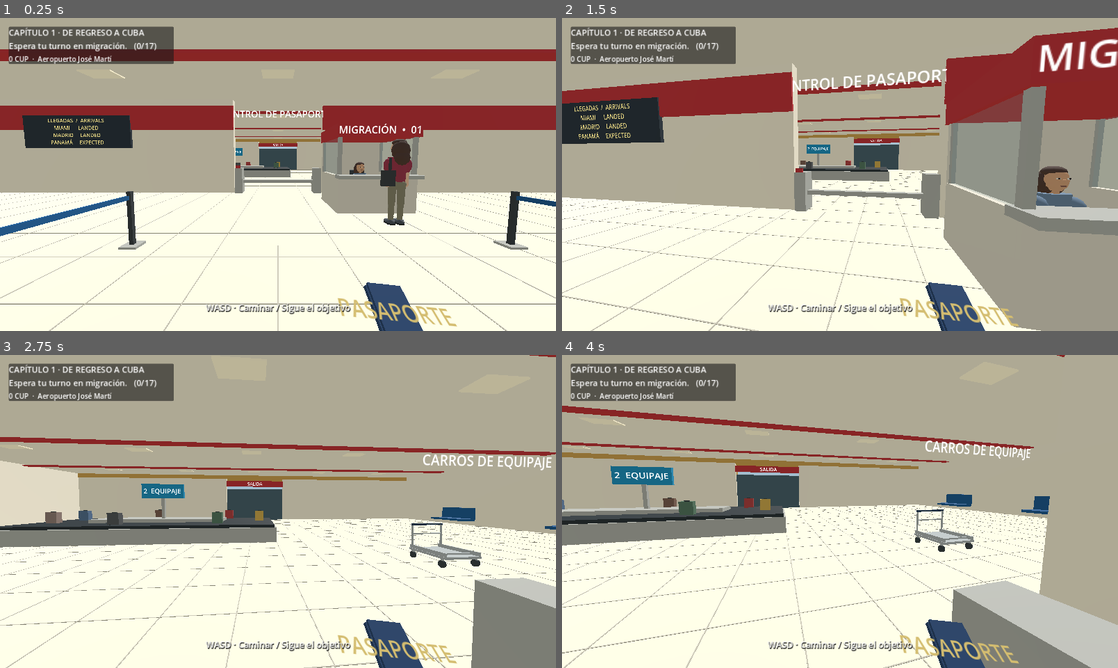
Above: before the commit, frames 1-4 (two rows, left to right).
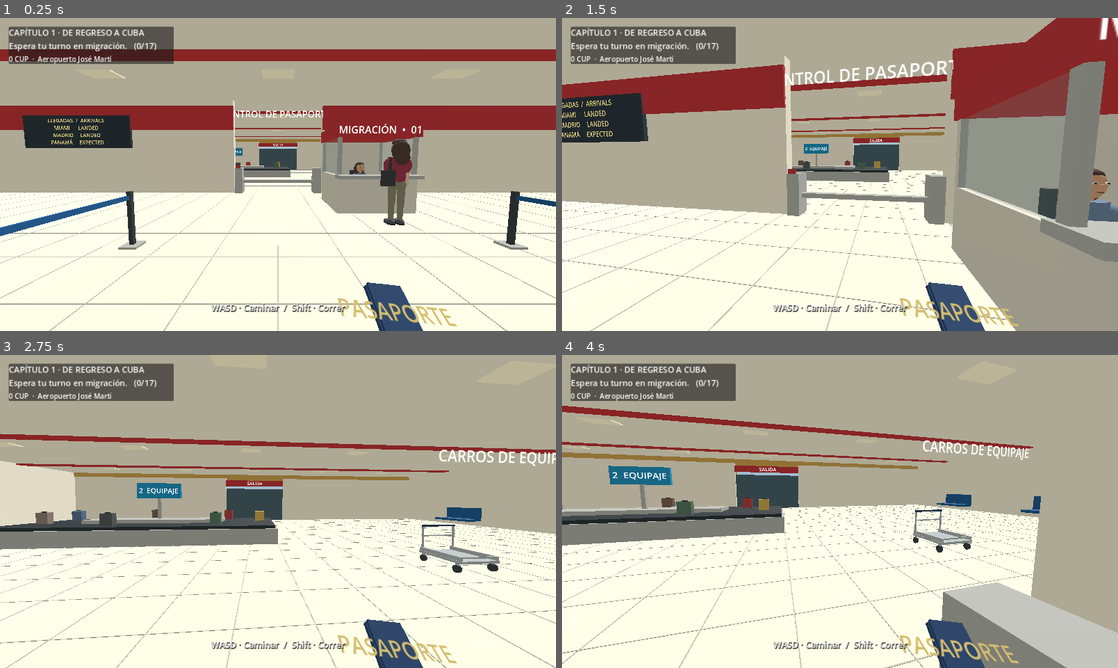
Above: after the commit, the same moments.

Repository: valdy247/mycity
Game: Godot game, scene res://airport.tscn
The game is run twice, just before and just after one commit, with the same random seed, the same clock (stepped at 60 frames per second) and the same inputs.
Inputs (mouse positions are in pixels of both pictures, inside the frame that each line leads up to):
- Up to frame 1 (0.25 s): no input
- Up to frame 2 (1.5 s): tap Enter at 0.5 s; move the mouse to (867, 174) at 0.52 s; hold W from 0.53 s (still down); tap Shift at 0.6, 1.35 s; click (867, 174) at 0.67 s; tap Space at 0.77 s; move the mouse to (812, 174) at 1.27 s
- Up to frame 3 (2.75 s): keep holding W; tap Space at 1.52 s; move the mouse to (289, 505) at 2.02 s; tap E at 2.1 s; tap Shift at 2.3 s
- Up to frame 4 (4 s): keep holding W; move the mouse to (834, 517) at 2.77 s; tap B at 2.85 s; click (834, 517) at 2.92 s; tap Space at 3.02, 3.77 s; tap Shift at 3.05, 3.8 s; move the mouse to (878, 514) at 3.52 s; tap Q at 3.6 s

The runs differ from the first frame. In frame 1, 0.4% of the frame differs, in the area x 37-64%, y 91-95%; in frame 2, 18%, in the area x 0-100%, y 0-100%; in frame 3, 12%; in frame 4, 5.0%.

Commit message:
Airport: add Shift sprint, natural waiting gestures and driver route around taxi

Diff:
--- a/game/airport.gd
+++ b/game/airport.gd
@@ -51,7 +51,11 @@
 var bag_arrows: Array[Label3D] = []
 var other_bags: Array[Node3D] = []
 var driver_opening := false
-var driver_clock := 0.0
+var driver_route_index := 0
+var driver_return_index := 0
+var driver_ready := false
+var waiting_people: Array[Person] = []
+var ambient_clock := 0.0
 var dialogue: Label
 
 func _ready() -> void:
@@ -347,15 +351,56 @@
 		person.rotation.y = PI*.5
 		if i%3==1: person.set_bag(true)
 		if i in [2,6]:
-			walkers.append({"node":person,"origin":person.position,"phase":float(i)})
-	# The assigned driver waits beside the front of the taxi.
+			walkers.append({"node":person,"origin":person.position,"side":1.0,"pause":float(i)*.45})
+		else:
+			waiting_people.append(person)
+	# The driver stays outside the car footprint and walks along the curb side.
 	driver = Person.new()
 	add_child(driver)
 	driver.setup(414)
-	driver.position = Vector3(10.1,.03,11.0)
+	driver.position = taxi.to_global(Vector3(1.65,0,2.15))
 	driver.rotation.y = PI
-	if progress.stage>=11 and progress.stage<Progress.COMPLETE:
-		driver.position = taxi.to_global(Vector3(-1.35,0,-2.25))
+	if progress.stage>=11 and progress.stage<16:
+		driver.position = taxi.to_global(Vector3(.85,0,-2.90))
+	elif progress.stage==16:
+		driver.position = taxi.to_global(Vector3(-1.65,0,.30))
+		driver_ready = true
+
+func _idle_person(person: Person,delta: float,offset: float) -> void:
+	person.animate(delta,false)
+	var t := ambient_clock+offset
+	person.rotation.z = lerpf(person.rotation.z,sin(t*.83)*.021,minf(delta*3.0,1.0))
+	for i in range(person.arms.size()):
+		var arm: Node3D = person.arms[i]
+		arm.rotation.x = lerpf(arm.rotation.x,sin(t*.72+float(i)*1.7)*.065,minf(delta*3.0,1.0))
+		arm.rotation.z = sin(t*.57+float(i)*2.0)*.025
+	for i in range(person.knees.size()):
+		person.knees[i].rotation.x = maxf(0.0,sin(t*.83+float(i)*PI)*.045)
+
+func _tick_ambient_people(delta: float) -> void:
+	ambient_clock = fposmod(ambient_clock+delta,600.0)
+	for person in waiting_people:
+		_idle_person(person,delta,float(person.style_id)*.31)
+	for item in walkers:
+		var person: Person = item.node
+		var origin: Vector3 = item.origin
+		if float(item.pause)>0.0:
+			item.pause = maxf(0.0,float(item.pause)-delta)
+			_idle_person(person,delta,float(person.style_id)*.31)
+			continue
+		var goal := origin+Vector3(float(item.side)*2.2,0,0)
+		person.rotation.z = lerpf(person.rotation.z,0.0,minf(delta*5.0,1.0))
+		for arm in person.arms: arm.rotation.z = lerpf(arm.rotation.z,0.0,minf(delta*5.0,1.0))
+		if person.walk_to(goal,delta,1.05):
+			item.side = -float(item.side)
+			item.pause = 2.2+float(posmod(person.style_id,4))*.7
+
+func _driver_walk_route(points: Array[Vector3],index: int,delta: float) -> int:
+	if index>=points.size(): return index
+	var at := taxi.to_global(points[index])
+	driver.rotation.z = lerpf(driver.rotation.z,0.0,minf(delta*5.0,1.0))
+	if driver.walk_to(at,delta,1.55): return index+1
+	return index
 
 func _make_player() -> void:
 	player = CharacterBody3D.new()
@@ -639,6 +684,9 @@
 		return
 	if not _near(_target(),1.60):
 		_notice("Acércate al objetivo marcado.")
+		return
+	if step==16 and not driver_ready:
+		_notice("Espera a que el chofer llegue a su puerta.")
 		return
 	if step==2 and not spoken_welcome:
 		_notice("La agente está revisando tu pasaporte.")
@@ -760,7 +808,7 @@
 		root.add_child(controls)
 		controls.set_anchors_and_offsets_preset(Control.PRESET_BOTTOM_LEFT)
 		controls.offset_top = -65
-		for item in [["←","left"],["↑","forward"],["↓","back"],["→","right"]]:
+		for item in [["←","left"],["↑","forward"],["↓","back"],["→","right"],["Correr","run"]]:
 			var button := Button.new()
 			button.text = item[0]
 			button.custom_minimum_size = Vector2(52,52)
@@ -820,19 +868,15 @@
 		note_time -= delta
 		if note_time<=0: message.text = ""
 	if menu_open: return
-	for item in walkers:
-		var person: Person = item.node
-		item.phase = float(item.phase)+delta*.30
-		var origin: Vector3 = item.origin
-		person.position.x = origin.x+sin(float(item.phase))*2.0
-		person.rotation.y = PI*.5 if cos(float(item.phase))>0 else -PI*.5
-		person.animate(delta,true,1.2)
+	_tick_ambient_people(delta)
 	if progress.stage==Progress.COMPLETE: return
 	_update_belt(delta)
 	stage_time += delta
 	var axis := Vector2(float(_pressed(KEY_D,"right"))-float(_pressed(KEY_A,"left")),float(_pressed(KEY_S,"back"))-float(_pressed(KEY_W,"forward"))).limit_length(1.0)
 	var direction := player.transform.basis*Vector3(axis.x,0,axis.y)
-	var speed := 2.8 if progress.cart_attached else (3.1 if progress.stage in [6,8,12,14] else 3.8)
+	var running := _pressed(KEY_SHIFT,"run")
+	var carrying := progress.stage in [6,8,12,14]
+	var speed := (3.3 if running else 2.8) if progress.cart_attached else ((4.2 if running else 3.1) if carrying else (7.2 if running else 3.8))
 	player.velocity.x = direction.x*speed
 	player.velocity.z = direction.z*speed
 	player.velocity.y -= 9.8*delta
@@ -866,11 +910,10 @@
 		10:
 			if _near(_trunk_point(),2.0) and not driver_opening:
 				driver_opening = true
-				driver_clock = 0.0
 			if driver_opening:
-				driver_clock += delta
-				var at := taxi.to_global(Vector3(-1.35,0,-2.25))
-				if (driver.walk_to(at,delta,2.0) or driver_clock>8.0) and _near(_trunk_point(),2.0):
+				var route: Array[Vector3] = [Vector3(1.65,0,-2.90),Vector3(.85,0,-2.90)]
+				driver_route_index = _driver_walk_route(route,driver_route_index,delta)
+				if driver_route_index>=route.size() and _near(_trunk_point(),2.0):
 					var old := lid.rotation.x
 					if _advance("driver_open"):
 						lid.rotation.x = old
@@ -888,6 +931,13 @@
 					lid_tween.tween_property(lid,"rotation:x",0.0,.55)
 					_notice("El chofer cerró el maletero.")
 					driver.arms[1].rotation.x = 0.0
+		16:
+			if not driver_ready:
+				var return_route: Array[Vector3] = [Vector3(-1.65,0,-2.90),Vector3(-1.65,0,.30)]
+				driver_return_index = _driver_walk_route(return_route,driver_return_index,delta)
+				driver_ready = driver_return_index>=return_route.size()
+	if progress.stage<10 or (progress.stage==10 and not driver_opening) or progress.stage in [11,12,13,14] or (progress.stage==16 and driver_ready):
+		_idle_person(driver,delta,4.0)
 	if progress.stage==Progress.COMPLETE: return
 	if marker.visible: _position_marker()
 	var near := _near(_target(),1.60)
@@ -904,5 +954,8 @@
 	if progress.stage==10:
 		prompt.text = "Lleva el carrito hasta la parte trasera del taxi."
 		return
+	if progress.stage==16 and not driver_ready:
+		prompt.text = "Espera al chofer."
+		return
 	if progress.stage==2 and not spoken_welcome: action = ""
-	prompt.text = ("[E] "+action) if near and not action.is_empty() else "WASD · Caminar / Sigue el objetivo"
+	prompt.text = ("[E] "+action) if near and not action.is_empty() else "WASD · Caminar  /  Shift · Correr"
